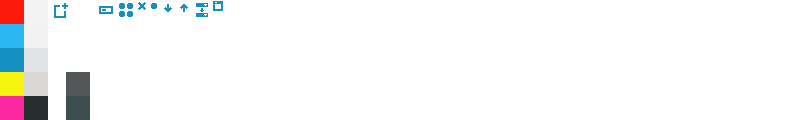
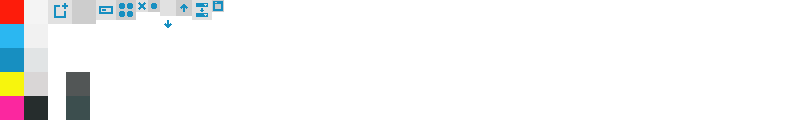
Layered file, before and after one edit (800×120). Changes by layer:
painted on "Icon top layer" over (164, 4, 172, 28)
showed group "Bgs" (11 layers) over (48, 0, 224, 24)
